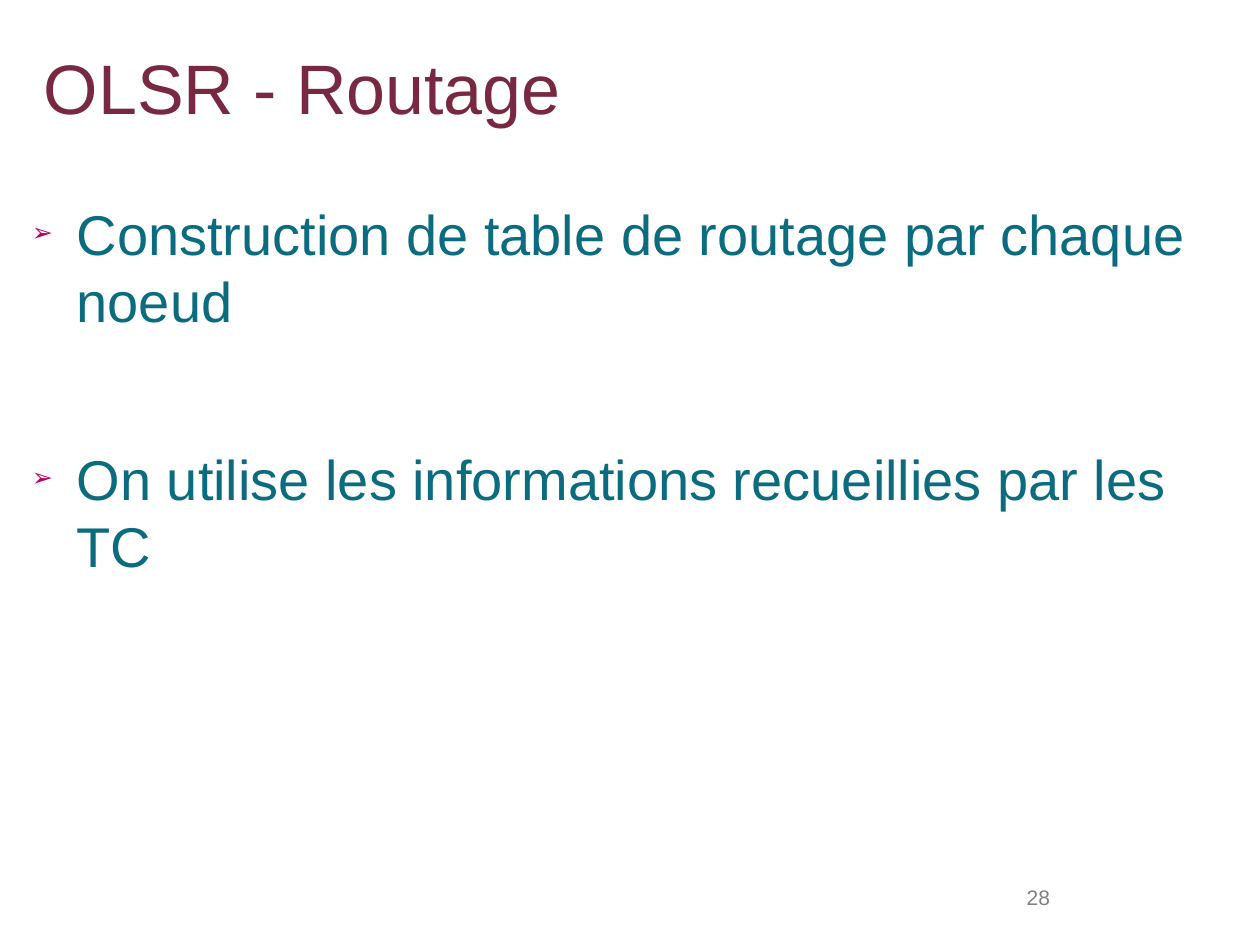
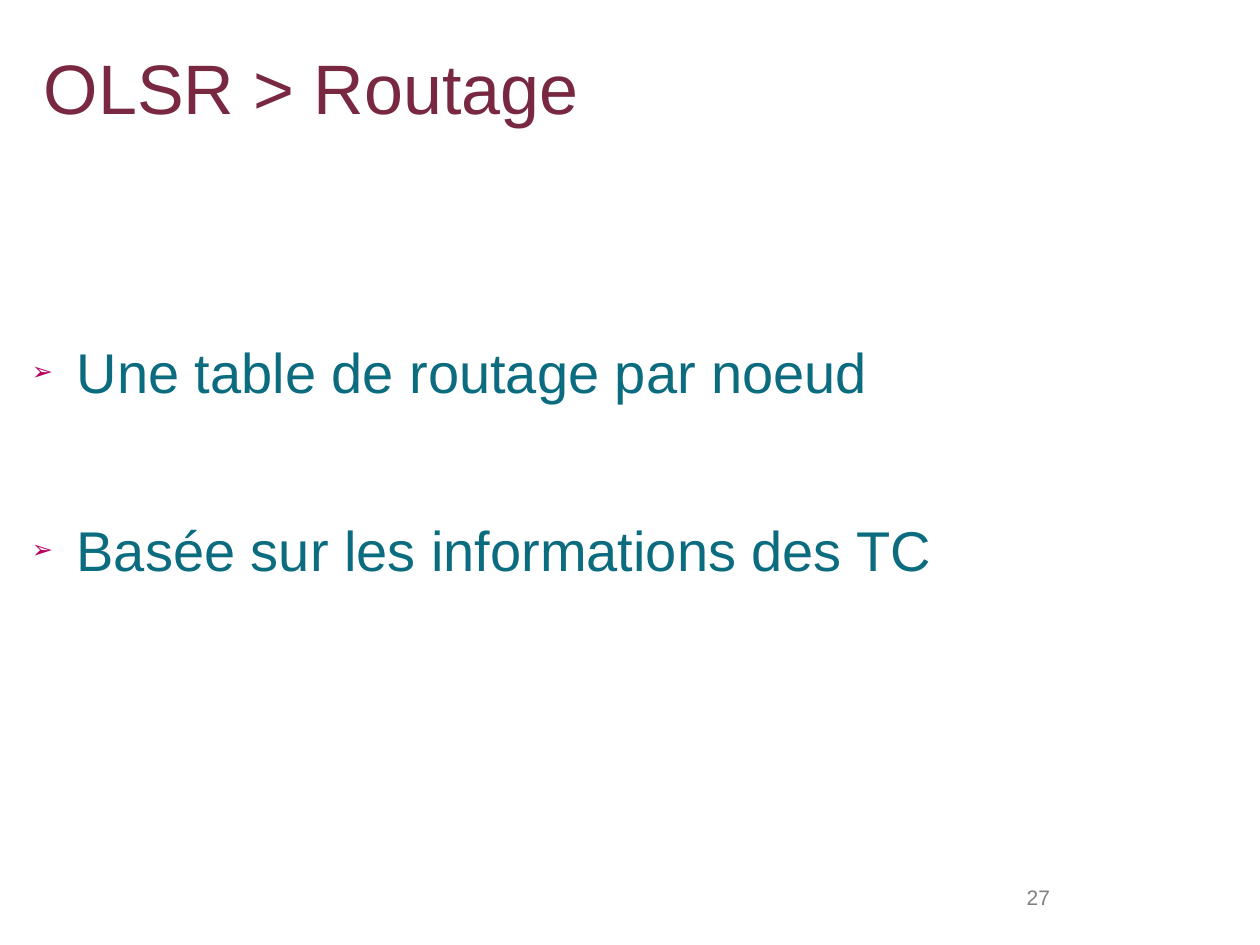
Before and after one commit to lbarbisan/adhoc, a slide deck: slide 27 of work/les_routages_adhoc.odp (slide 28 before the commit). Drawn at 1260x945 pixels with LibreOffice and Linux fonts; fonts in the diff are those of the drawing; background and template pictures are left out. Boxes give left, top, right and bottom in pixels: in the first picture for what was removed or moved away, otherwise in the second. Text is boxed around its words. In the diff, an @@ line names an element or a change of style, - is before the commit and + after.

```diff
--- a/work/les_routages_adhoc.odp
+++ b/work/les_routages_adhoc.odp
@@ title at (44,65,578,127): text changed @@
-OLSR - Routage
+OLSR > Routage
@@ text at (77,352,932,572): text changed @@
-➢ Construction de table de routage par chaque noeud
-➢ On utilise les informations recueillies par les TC
+➢ Une table de routage par noeud
+➢ Basée sur les informations des TC
@@ page number at (1027,890,1050,905): text changed @@
-28
+27
```
Also in this commit, not shown: 28 other slides changed, 1 slide removed, 1 other file.
